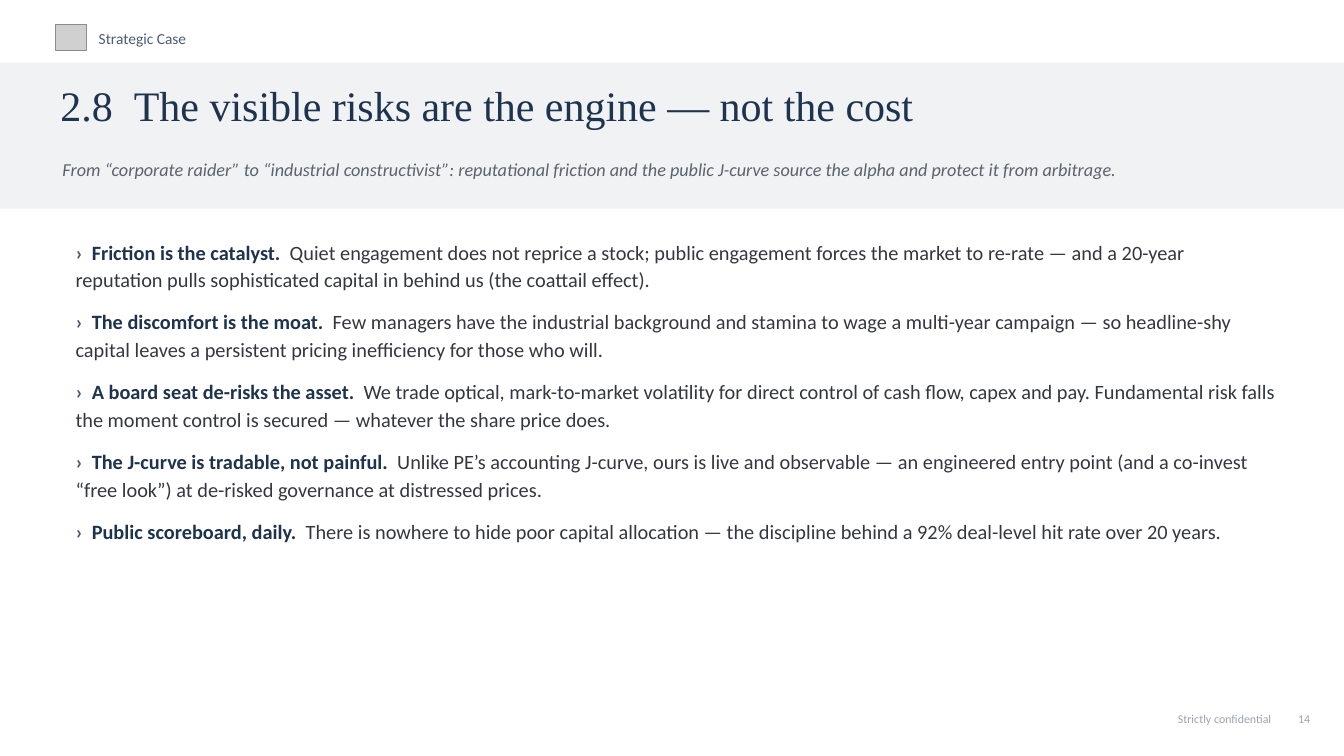
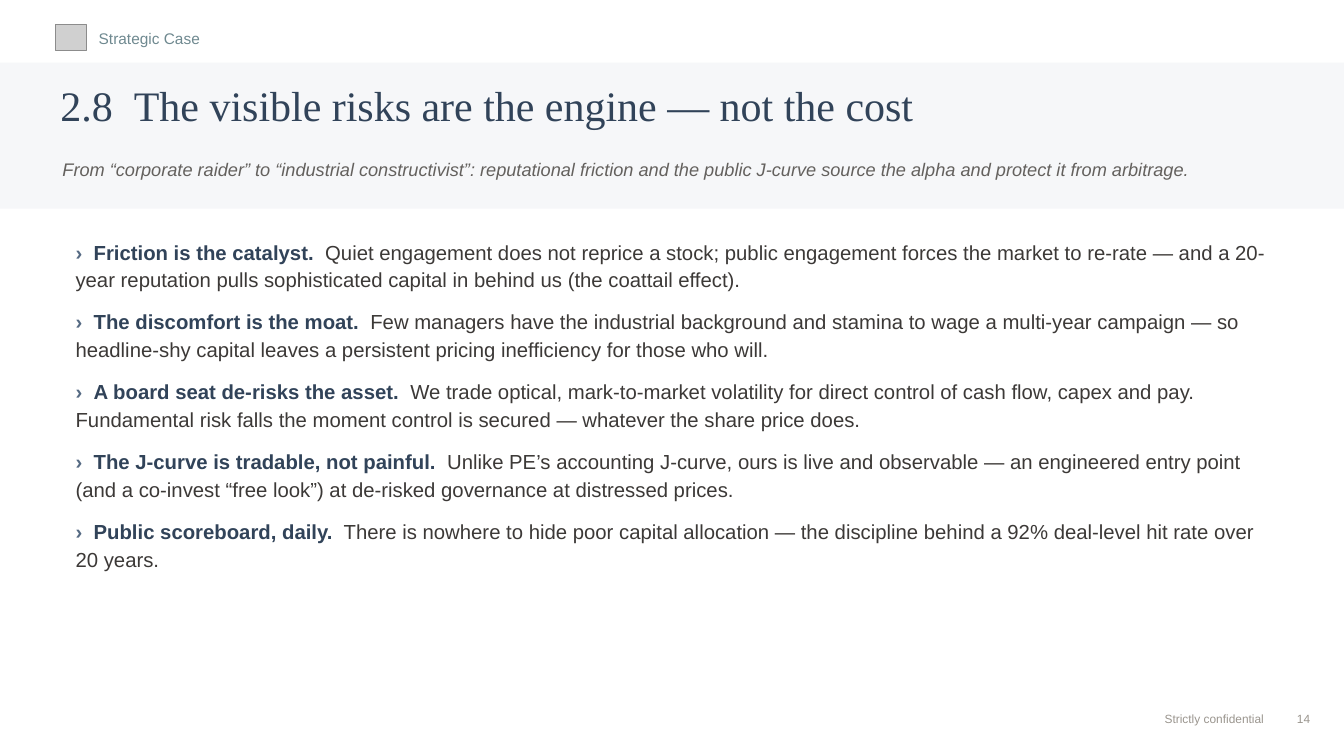
Before and after one commit to charette-lab/Claude, a slide deck: slide 17 of Athanase_Engaged_Ownership_Allocator_Deck.pptx. Drawn at 1344x756 pixels with LibreOffice and Linux fonts; fonts in the diff are those of the drawing; grey boxes stand for pictures. Boxes give left, top, right and bottom in pixels: in the first picture for what was removed or moved away, otherwise in the second. Text is boxed around its words. In the diff, an @@ line names an element or a change of style, - is before the commit and + after.

```diff
--- a/Athanase_Engaged_Ownership_Allocator_Deck.pptx
+++ b/Athanase_Engaged_Ownership_Allocator_Deck.pptx
@@ text "Strategic Case" at <box>99,33,200,47</box>: font Calibri to Arial, text colour #4A5D75 to #6F8990 @@
@@ rectangle at <box>0,63,1344,209</box>: fill #F1F2F4 to #F6F7F9 @@
@@ text "2.8 The visible risks are ..." at <box>60,92,914,129</box>: text colour #1E334E to #314359 @@
@@ text "From “corporate raider” to “industrial ..." at <box>62,163,1189,180</box>: font Calibri to Arial, text colour #5A636E to #64615E @@
@@ text "› Friction is the catalyst. ..." at <box>76,245,1264,571</box>: font Calibri to Arial; text colour #4A5D75 to #556A83 in "›", "›", "›", "›" and 1 more places; text colour #1E334E to #314359 in "Friction is the catalyst.", "The discomfort is the moat.", "A board seat de-risks the asset.", "The J-curve is tradable, not painful." and 1 more places; text colour #333840 to #3C3937 in "Quiet engagement does not reprice a stock; ...", "Few managers have the industrial background and ...", "We trade optical, mark-to-market volatility for direct ...", "Unlike PE’s accounting J-curve, ours is live ..." and 1 more places @@
@@ text "Strictly confidential 14" at <box>1165,714,1310,726</box>: font Calibri to Arial, text colour #9AA4B0 to #9A958E @@
```
Also in this commit, not shown: 26 other slides changed, 1 other file.
